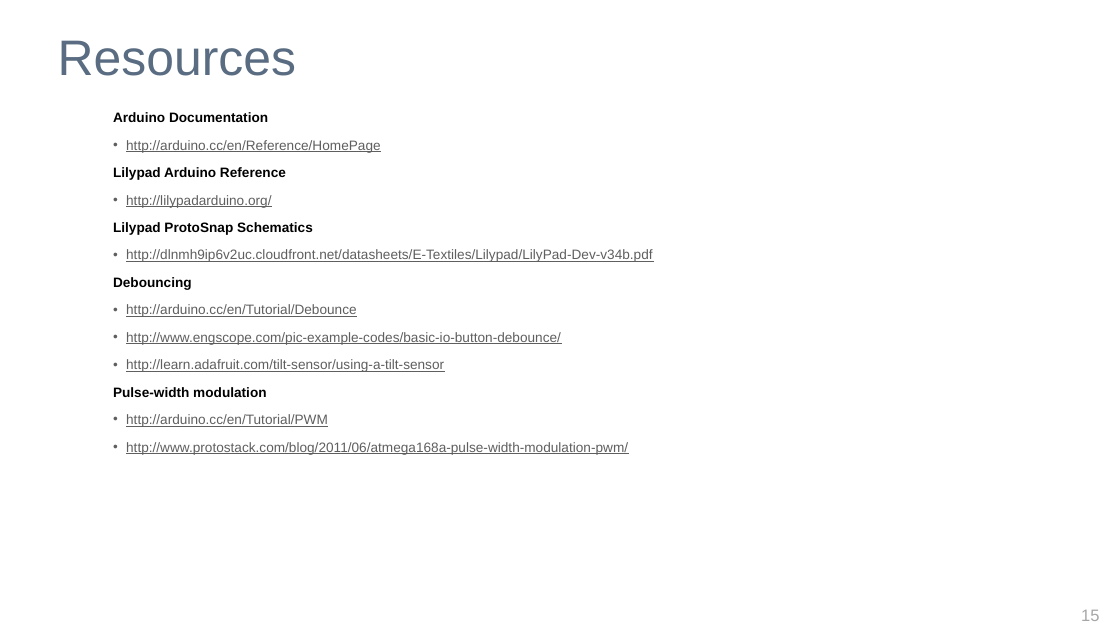
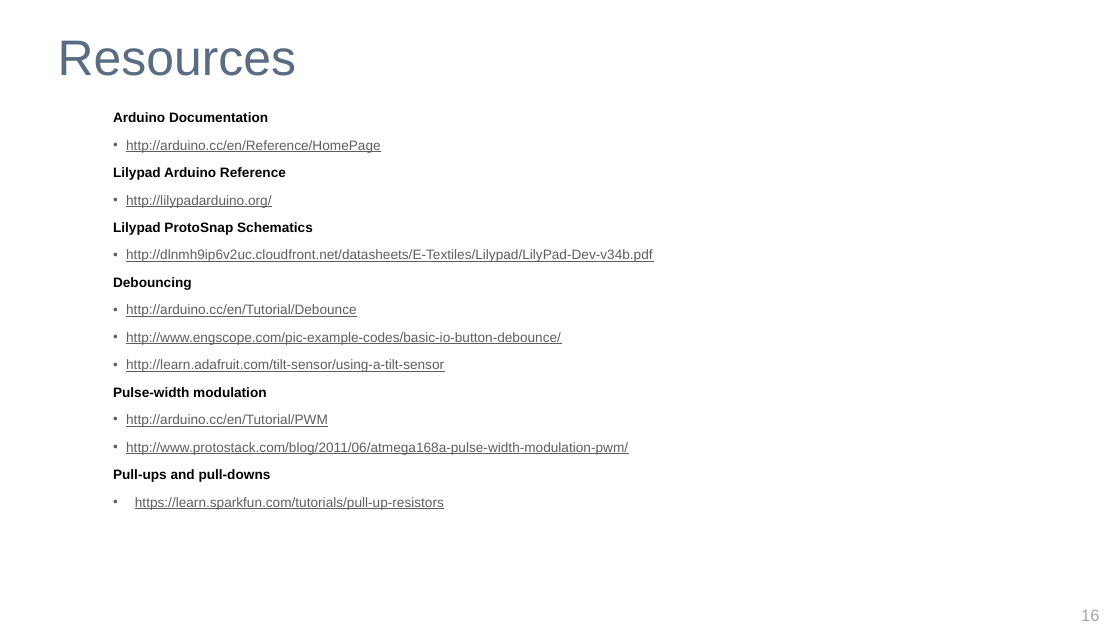
Before and after one commit to outofjungle/YahooOpenHack2013, a slide deck: slide 16 of y-hack-Sunnyvale-2013-workshop.pptx (slide 15 before the commit). Drawn at 1120x630 pixels with LibreOffice and Linux fonts; fonts in the diff are those of the drawing; background and template pictures are left out. Boxes give left, top, right and bottom in pixels: in the first picture for what was removed or moved away, otherwise in the second. Text is boxed around its words. In the diff, an @@ line names an element or a change of style, - is before the commit and + after.

Commit message:
updated slides for LED wiring and pull-ups

```diff
--- a/y-hack-Sunnyvale-2013-workshop.pptx
+++ b/y-hack-Sunnyvale-2013-workshop.pptx
@@ text at (113, 469, 444, 510): paragraphs added @@
+Pull-ups and pull-downs
+• https://learn.sparkfun.com/tutorials/pull-up-resistors
```
Also in this commit, not shown: 1 slide added.
